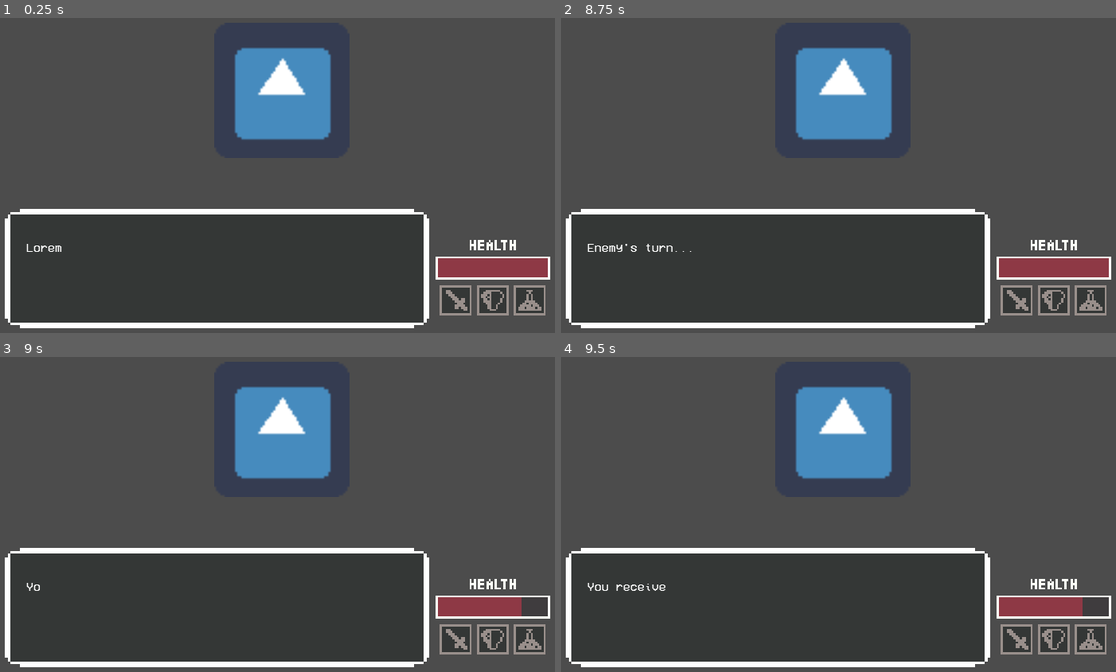
Above: before the commit, frames 1-4 (two rows, left to right).
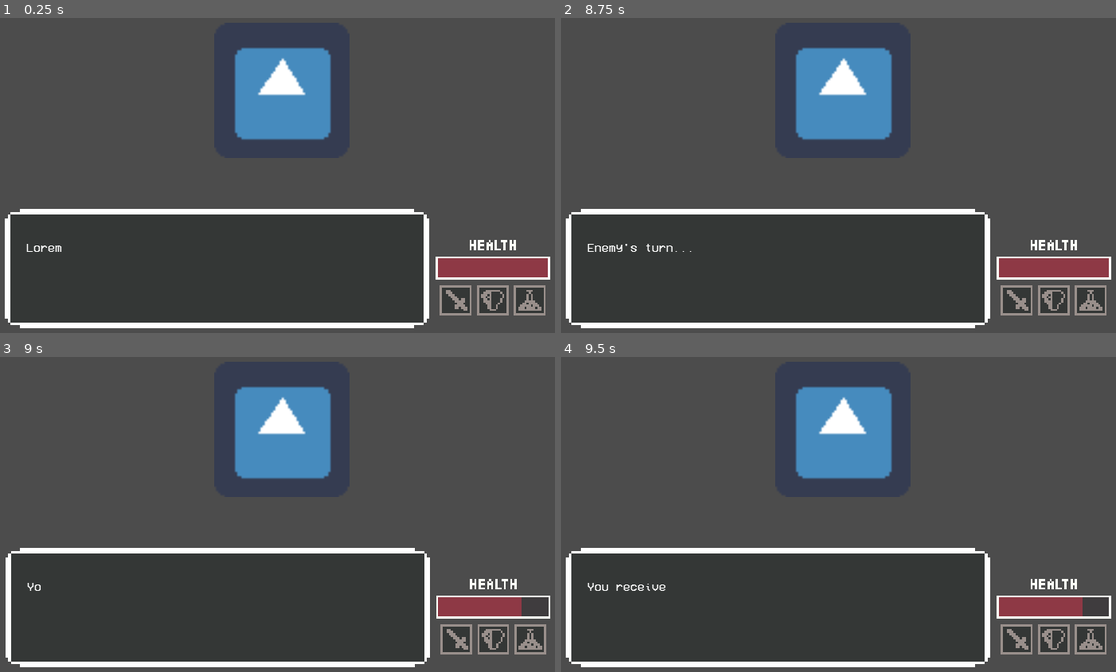
Above: after the commit, the same moments.

Repository: mharitsnf/TheVoiceGame
Game: Godot game, scene res://src/combat/CombatScene.tscn
Same seed, same stepped clock (60 frames per second), same inputs: the game is played once before the commit and once after it. The engine's default icon, where the game draws it, is replaced by a stand-in: a white triangle on a blue panel in a dark square.
Inputs (mouse positions are in pixels of both pictures, inside the frame that each line leads up to):
- Up to frame 1 (0.25 s): no input
- Up to frame 2 (8.75 s): tap Enter at 0.5, 2, 3.5 s; move the mouse to (977, 112) at 0.52 s; click (977, 112) at 0.6 s; tap Space at 1.25, 2.75, 5 s; move the mouse to (710, 153) at 1.27 s; click (710, 153) at 1.35 s; move the mouse to (899, 40) at 2.02 s; click (899, 40) at 2.1 s; move the mouse to (805, 216) at 2.77 s; click (805, 216) at 2.85 s; move the mouse to (1027, 197) at 3.52 s; click (1027, 197) at 3.6 s; click (1016, 307) at 4.25 s; move the mouse to (644, 68) at 5.02 s; click (644, 68) at 5.1 s; move the mouse to (871, 131) at 5.77 s; click (871, 131) at 5.85 s; move the mouse to (744, 27) at 6.52 s; click (744, 27) at 6.6 s; move the mouse to (977, 112) at 7.27 s; click (977, 112) at 7.35 s; move the mouse to (710, 153) at 8.02 s; click (710, 153) at 8.1 s
- Up to frame 3 (9 s): move the mouse to (338, 379) at 8.77 s; click (338, 379) at 8.85 s
- Up to frame 4 (9.5 s): no input

Frames 1-2 are identical in both runs. In frame 3, 0.5% of the frame differs, in the area x 0-99%, y 60-99%; in frame 4, nothing differs.

Commit message:
Add new hurt animation

Diff:
--- /dev/null
+++ b/src/HUD/CombatHUD.tscn
@@ -0,0 +1,92 @@
+[gd_scene load_steps=15 format=2]
+
+[ext_resource path="res://src/HUD/combat_hud.gd" type="Script" id=1]
+[ext_resource path="res://src/HUD/DialogueBox.tscn" type="PackedScene" id=2]
+[ext_resource path="res://src/HUD/HealthBar.tscn" type="PackedScene" id=3]
+[ext_resource path="res://src/HUD/BaseButton.tscn" type="PackedScene" id=4]
+[ext_resource path="res://assets/defend_btn_disabled.png" type="Texture" id=5]
+[ext_resource path="res://assets/heal_btn_focus.png" type="Texture" id=6]
+[ext_resource path="res://assets/attack_btn_disabled.png" type="Texture" id=7]
+[ext_resource path="res://assets/attack_btn.png" type="Texture" id=8]
+[ext_resource path="res://assets/defend_btn_focus.png" type="Texture" id=9]
+[ext_resource path="res://assets/text_health_bar.png" type="Texture" id=10]
+[ext_resource path="res://assets/heal_btn_disabled.png" type="Texture" id=11]
+[ext_resource path="res://assets/defend_btn.png" type="Texture" id=12]
+[ext_resource path="res://assets/attack_btn_focus.png" type="Texture" id=13]
+[ext_resource path="res://assets/heal_btn.png" type="Texture" id=14]
+
+[node name="HUD" type="Control"]
+margin_top = 544.0
+margin_right = 1200.0
+margin_bottom = 768.0
+script = ExtResource( 1 )
+__meta__ = {
+"_edit_use_anchors_": false
+}
+
+[node name="HBoxContainer" type="HBoxContainer" parent="."]
+anchor_right = 1.0
+anchor_bottom = 1.0
+custom_constants/separation = 12
+alignment = 1
+__meta__ = {
+"_edit_use_anchors_": false
+}
+
+[node name="DialogueBox" parent="HBoxContainer" instance=ExtResource( 2 )]
+margin_left = 86.0
+margin_right = 886.0
+margin_bottom = 224.0
+rect_min_size = Vector2( 800, 200 )
+
+[node name="VBoxContainer" type="VBoxContainer" parent="HBoxContainer"]
+margin_left = 898.0
+margin_right = 1114.0
+margin_bottom = 224.0
+custom_constants/separation = 11
+alignment = 2
+
+[node name="HealthBarText" type="TextureRect" parent="HBoxContainer/VBoxContainer"]
+margin_top = 58.0
+margin_right = 216.0
+margin_bottom = 78.0
+texture = ExtResource( 10 )
+stretch_mode = 4
+
+[node name="HealthBar" parent="HBoxContainer/VBoxContainer" instance=ExtResource( 3 )]
+margin_top = 89.0
+margin_right = 216.0
+margin_bottom = 133.0
+
+[node name="HBoxContainer" type="HBoxContainer" parent="HBoxContainer/VBoxContainer"]
+margin_top = 144.0
+margin_right = 216.0
+margin_bottom = 224.0
+custom_constants/separation = 10
+alignment = 1
+
+[node name="Attack" parent="HBoxContainer/VBoxContainer/HBoxContainer" instance=ExtResource( 4 )]
+margin_left = 8.0
+margin_right = 68.0
+margin_bottom = 80.0
+texture_normal = ExtResource( 8 )
+texture_hover = ExtResource( 13 )
+texture_disabled = ExtResource( 7 )
+
+[node name="Defend" parent="HBoxContainer/VBoxContainer/HBoxContainer" instance=ExtResource( 4 )]
+margin_left = 78.0
+margin_right = 138.0
+margin_bottom = 80.0
+texture_normal = ExtResource( 12 )
+texture_hover = ExtResource( 9 )
+texture_disabled = ExtResource( 5 )
+
+[node name="Items" parent="HBoxContainer/VBoxContainer/HBoxContainer" instance=ExtResource( 4 )]
+margin_left = 148.0
+margin_right = 208.0
+margin_bottom = 80.0
+texture_normal = ExtResource( 14 )
+texture_hover = ExtResource( 6 )
+texture_disabled = ExtResource( 11 )
+
+[node name="Tween" type="Tween" parent="."]
--- a/src/HUD/HealthBar.tscn
+++ b/src/HUD/HealthBar.tscn
@@ -1,9 +1,10 @@
-[gd_scene load_steps=5 format=2]
+[gd_scene load_steps=6 format=2]
 
 [ext_resource path="res://assets/health_bar.png" type="Texture" id=1]
 [ext_resource path="res://assets/health_bar_frame.png" type="Texture" id=2]
 [ext_resource path="res://assets/health_bar_under.png" type="Texture" id=3]
 [ext_resource path="res://src/HUD/health_bar.gd" type="Script" id=4]
+[ext_resource path="res://assets/sfx/hurt.wav" type="AudioStream" id=5]
 
 [node name="HealthBar" type="Control"]
 margin_right = 40.0
@@ -28,3 +29,6 @@
 }
 
 [node name="Tween" type="Tween" parent="."]
+
+[node name="Hurt" type="AudioStreamPlayer" parent="."]
+stream = ExtResource( 5 )
--- /dev/null
+++ b/src/HUD/combat_hud.gd
@@ -0,0 +1,15 @@
+extends Control
+
+func receive_damage():
+	$Tween.interpolate_property(self, 'rect_position', rect_position, rect_position + Vector2(10, 0), 0.05, Tween.TRANS_QUAD, Tween.EASE_OUT)
+	$Tween.start()
+	yield($Tween, "tween_all_completed")
+	$Tween.interpolate_property(self, 'rect_position', rect_position, rect_position - Vector2(10, 0), 0.05, Tween.TRANS_QUAD, Tween.EASE_OUT)
+	$Tween.start()
+	yield($Tween, "tween_all_completed")
+	$Tween.interpolate_property(self, 'rect_position', rect_position, rect_position + Vector2(10, 0), 0.05, Tween.TRANS_QUAD, Tween.EASE_OUT)
+	$Tween.start()
+	yield($Tween, "tween_all_completed")
+	$Tween.interpolate_property(self, 'rect_position', rect_position, rect_position - Vector2(10, 0), 0.05, Tween.TRANS_QUAD, Tween.EASE_OUT)
+	$Tween.start()
+	yield($Tween, "tween_all_completed")
--- a/src/HUD/health_bar.gd
+++ b/src/HUD/health_bar.gd
@@ -8,3 +8,4 @@
 
 func update_health_bar(new_health):
 	health_bar.value = new_health
+	$Hurt.play()
--- a/src/autoload/global.gd
+++ b/src/autoload/global.gd
@@ -9,3 +9,4 @@
 var dialogue_box : Control
 
 var health_bar : Control
+var combat_hud : Control
--- a/src/character/enemy.gd
+++ b/src/character/enemy.gd
@@ -11,6 +11,7 @@
 func attack():
 	var damage_result = target.stats.receive_damage(stats.damage)
 	Global.health_bar.update_health_bar(damage_result[1])
+	Global.combat_hud.receive_damage()
 	return damage_result[0]
 
 func defend():
--- a/src/combat/CombatScene.tscn
+++ b/src/combat/CombatScene.tscn
@@ -1,21 +1,9 @@
-[gd_scene load_steps=18 format=2]
+[gd_scene load_steps=6 format=2]
 
-[ext_resource path="res://src/HUD/DialogueBox.tscn" type="PackedScene" id=1]
+[ext_resource path="res://src/HUD/CombatHUD.tscn" type="PackedScene" id=1]
 [ext_resource path="res://src/TurnQueue.tscn" type="PackedScene" id=2]
 [ext_resource path="res://icon.png" type="Texture" id=3]
 [ext_resource path="res://src/combat/combat_scene.gd" type="Script" id=4]
-[ext_resource path="res://src/HUD/BaseButton.tscn" type="PackedScene" id=5]
-[ext_resource path="res://assets/attack_btn.png" type="Texture" id=6]
-[ext_resource path="res://assets/heal_btn.png" type="Texture" id=7]
-[ext_resource path="res://assets/defend_btn.png" type="Texture" id=8]
-[ext_resource path="res://assets/heal_btn_focus.png" type="Texture" id=9]
-[ext_resource path="res://assets/defend_btn_focus.png" type="Texture" id=10]
-[ext_resource path="res://assets/attack_btn_focus.png" type="Texture" id=11]
-[ext_resource path="res://src/HUD/HealthBar.tscn" type="PackedScene" id=12]
-[ext_resource path="res://assets/text_health_bar.png" type="Texture" id=13]
-[ext_resource path="res://assets/attack_btn_disabled.png" type="Texture" id=14]
-[ext_resource path="res://assets/defend_btn_disabled.png" type="Texture" id=15]
-[ext_resource path="res://assets/heal_btn_disabled.png" type="Texture" id=16]
 [ext_resource path="res://assets/sfx/fightBG_2.wav" type="AudioStream" id=17]
 
 [node name="CombatScene" type="Node2D"]
@@ -28,78 +16,7 @@
 scale = Vector2( 4, 4 )
 texture = ExtResource( 3 )
 
-[node name="HUD" type="Control" parent="."]
-margin_top = 544.0
-margin_right = 1200.0
-margin_bottom = 768.0
-__meta__ = {
-"_edit_use_anchors_": false
-}
-
-[node name="HBoxContainer" type="HBoxContainer" parent="HUD"]
-anchor_right = 1.0
-anchor_bottom = 1.0
-custom_constants/separation = 12
-alignment = 1
-__meta__ = {
-"_edit_use_anchors_": false
-}
-
-[node name="DialogueBox" parent="HUD/HBoxContainer" instance=ExtResource( 1 )]
-margin_left = 86.0
-margin_right = 886.0
-margin_bottom = 224.0
-rect_min_size = Vector2( 800, 200 )
-
-[node name="VBoxContainer" type="VBoxContainer" parent="HUD/HBoxContainer"]
-margin_left = 898.0
-margin_right = 1114.0
-margin_bottom = 224.0
-custom_constants/separation = 11
-alignment = 2
-
-[node name="HealthBarText" type="TextureRect" parent="HUD/HBoxContainer/VBoxContainer"]
-margin_top = 58.0
-margin_right = 216.0
-margin_bottom = 78.0
-texture = ExtResource( 13 )
-stretch_mode = 4
-
-[node name="HealthBar" parent="HUD/HBoxContainer/VBoxContainer" instance=ExtResource( 12 )]
-margin_top = 89.0
-margin_right = 216.0
-margin_bottom = 133.0
-
-[node name="HBoxContainer" type="HBoxContainer" parent="HUD/HBoxContainer/VBoxContainer"]
-margin_top = 144.0
-margin_right = 216.0
-margin_bottom = 224.0
-custom_constants/separation = 10
-alignment = 1
-
-[node name="Attack" parent="HUD/HBoxContainer/VBoxContainer/HBoxContainer" instance=ExtResource( 5 )]
-margin_left = 8.0
-margin_right = 68.0
-margin_bottom = 80.0
-texture_normal = ExtResource( 6 )
-texture_hover = ExtResource( 11 )
-texture_disabled = ExtResource( 14 )
-
-[node name="Defend" parent="HUD/HBoxContainer/VBoxContainer/HBoxContainer" instance=ExtResource( 5 )]
-margin_left = 78.0
-margin_right = 138.0
-margin_bottom = 80.0
-texture_normal = ExtResource( 8 )
-texture_hover = ExtResource( 10 )
-texture_disabled = ExtResource( 15 )
-
-[node name="Items" parent="HUD/HBoxContainer/VBoxContainer/HBoxContainer" instance=ExtResource( 5 )]
-margin_left = 148.0
-margin_right = 208.0
-margin_bottom = 80.0
-texture_normal = ExtResource( 7 )
-texture_hover = ExtResource( 9 )
-texture_disabled = ExtResource( 16 )
+[node name="HUD" parent="." instance=ExtResource( 1 )]
 
 [node name="AudioStreamPlayer" type="AudioStreamPlayer" parent="."]
 stream = ExtResource( 17 )
--- a/src/combat/combat_scene.gd
+++ b/src/combat/combat_scene.gd
@@ -10,12 +10,13 @@
 	initialize()
 
 func initialize():
-#	$AudioStreamPlayer.play()
+	$AudioStreamPlayer.play()
 	Global.attack_button = $HUD/HBoxContainer/VBoxContainer/HBoxContainer/Attack
 	Global.defend_button = $HUD/HBoxContainer/VBoxContainer/HBoxContainer/Defend
 	Global.items_button = $HUD/HBoxContainer/VBoxContainer/HBoxContainer/Items
 	Global.dialogue_box = $HUD/HBoxContainer/DialogueBox
 	Global.health_bar = $HUD/HBoxContainer/VBoxContainer/HealthBar
+	Global.combat_hud = $HUD
 
 	Global.attack_button.add_to_group('btns')
 	Global.defend_button.add_to_group('btns')
Not shown, added: assets/sfx/hurt.wav.import
Not shown, added: assets/sfx/hurt.wav
